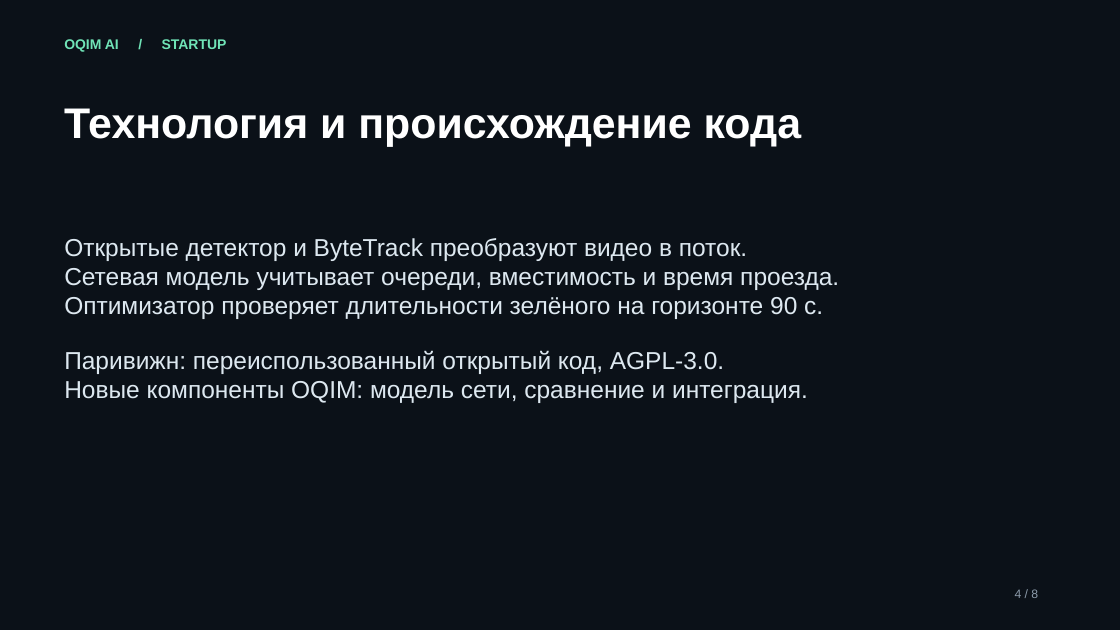
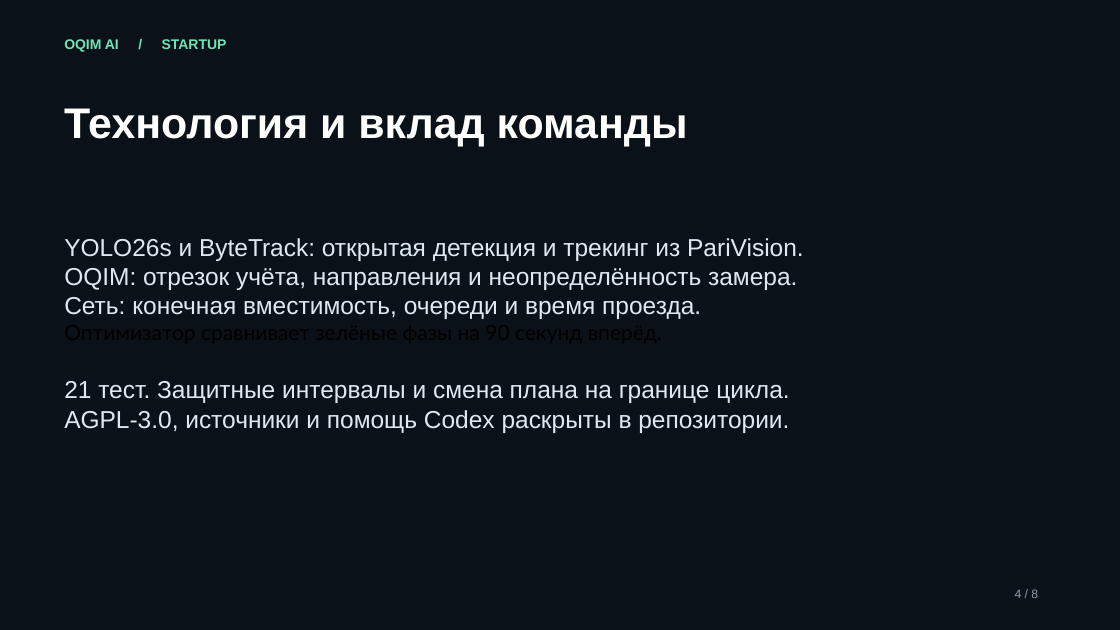
Before and after one commit to baytoooo/oqim-ai, a slide deck: slide 4 of DEFENSE.pptx. Drawn at 1120x630 pixels with LibreOffice and Linux fonts; fonts in the diff are those of the drawing. Boxes give left, top, right and bottom in pixels: in the first picture for what was removed or moved away, otherwise in the second. Text is boxed around its words. In the diff, an @@ line names an element or a change of style, - is before the commit and + after.

```diff
--- a/DEFENSE.pptx
+++ b/DEFENSE.pptx
@@ text at (64,108,688,147): text changed @@
-Технология и происхождение кода
+Технология и вклад команды
@@ text at (64,238,804,433): text changed @@
-Открытые детектор и ByteTrack преобразуют видео в поток.
-Сетевая модель учитывает очереди, вместимость и время проезда.
-Оптимизатор проверяет длительности зелёного на горизонте 90 с.
-Паривижн: переиспользованный открытый код, AGPL-3.0.
-Новые компоненты OQIM: модель сети, сравнение и интеграция.
+YOLO26s и ByteTrack: открытая детекция и трекинг из PariVision.
+OQIM: отрезок учёта, направления и неопределённость замера.
+Сеть: конечная вместимость, очереди и время проезда.
+Оптимизатор сравнивает зелёные фазы на 90 секунд вперёд.
+21 тест. Защитные интервалы и смена плана на границе цикла.
+AGPL-3.0, источники и помощь Codex раскрыты в репозитории.
```
Also in this commit, not shown: 5 other slides changed, 2 slides added, 2 slides removed, 24 other files.
